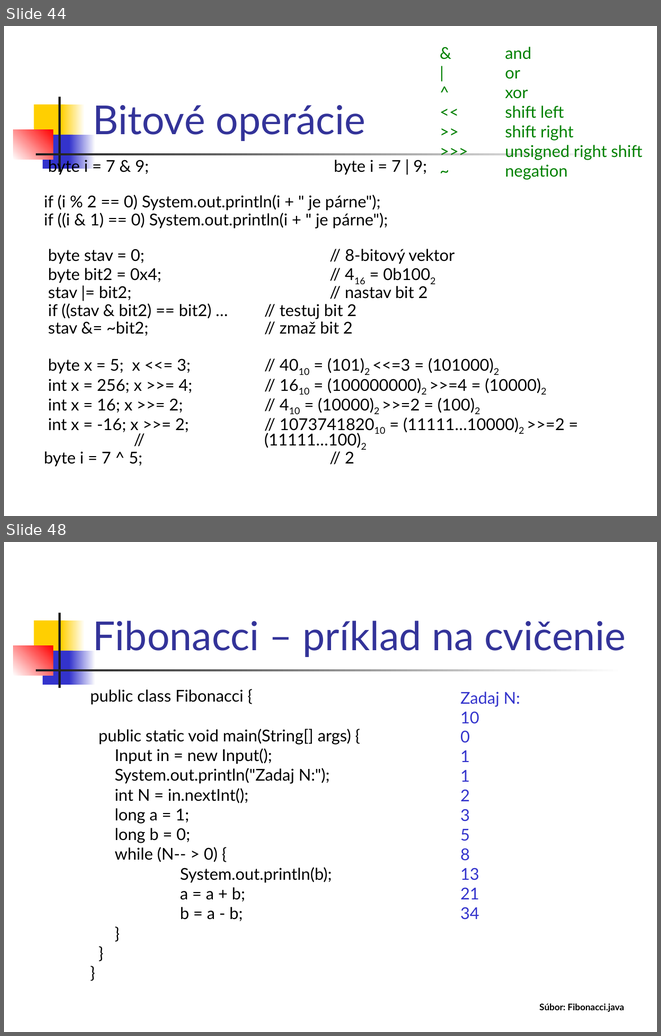
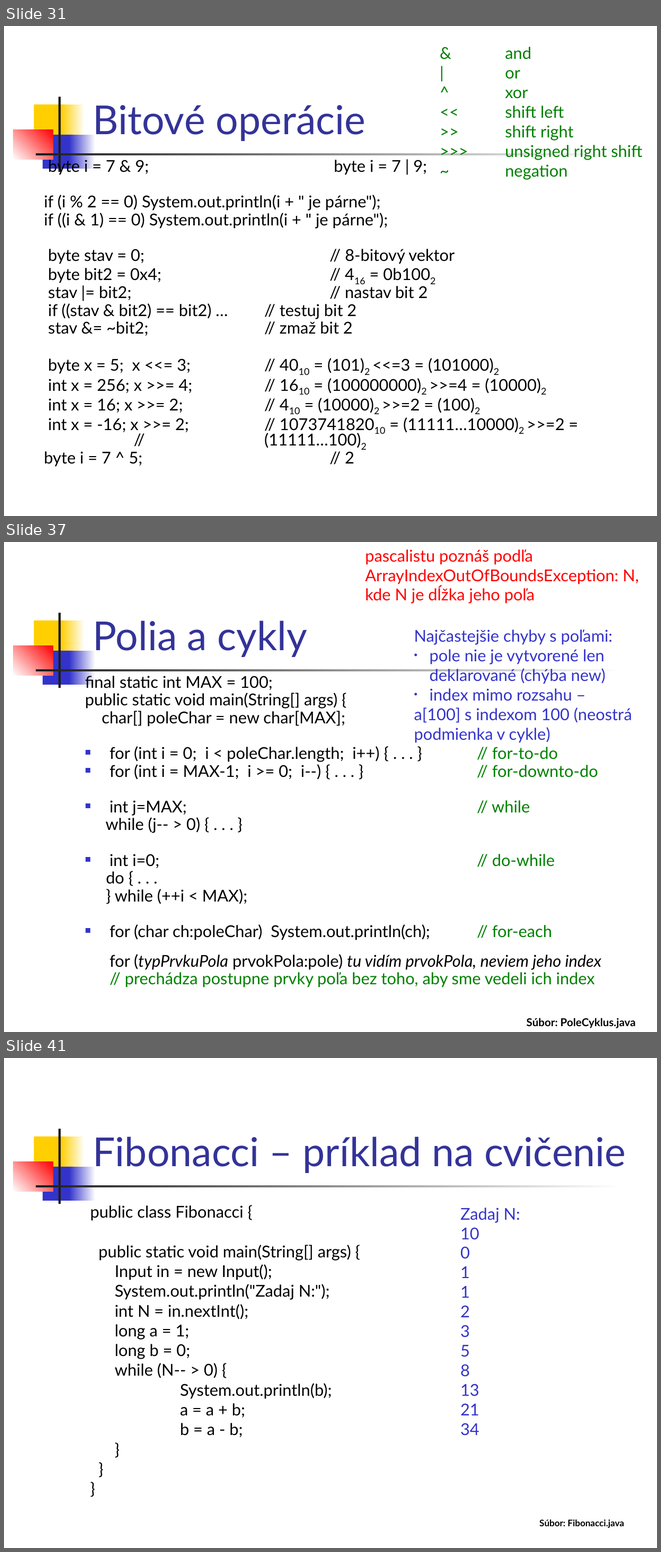
Before and after one commit to Programovanie4/Prednasky, a slide deck: 01/01_java.ppt. Shown one above the other, each under a label of ours: slides 44 and 48 before the commit, slides 31, 37 and 41 after it; the slides between them are not shown. The pictures are 661x1036 and 661x1552 pixels, drawn with LibreOffice and Linux fonts; fonts in the diff are those of the drawing. Boxes give left, top, right and bottom in pixels: in the first picture for what was removed or moved away, otherwise in the second. Text is boxed around its words. In the diff, an @@ line names an element or a change of style, - is before the commit and + after.

```diff
--- a/01/01_java.ppt
+++ b/01/01_java.ppt
@@ slide 37 added at <box>4,542,657,1032</box>, background #FFFFFF; not listed: 7 template elements that a slide beside it also shows @@
@@ text added at <box>365,549,638,603</box>, 18 pt, text #FF0000 @@
+pascalistu poznáš podľa ArrayIndexOutOfBoundsException: N, kde N je dĺžka jeho poľa
@@ title added at <box>93,620,307,657</box>, 44 pt, text #333399 @@
+Polia a cykly
@@ text added at <box>414,629,632,743</box>, 18 pt, text #3333CC @@
+Najčastejšie chyby s poľami:
+• pole nie je vytvorené len deklarované (chýba new)
+• index mimo rozsahu –
+a[100] s indexom 100 (neostrá podmienka v cykle)
@@ text added at <box>85,673,602,987</box>, 18 pt, text #000000 @@
+final static int MAX = 100;
+public static void main(String[] args) {
+char[] poleChar = new char[MAX];
+■ for (int i = 0; i < poleChar.length; i++) { . . . } // for-to-do
+■ for (int i = MAX-1; i >= 0; i--) { . . . } // for-downto-do
+■ int j=MAX; // while
+while (j-- > 0) { . . . }
+■ int i=0; // do-while
+do { . . .
+} while (++i < MAX);
+■ for (char ch:poleChar) System.out.println(ch); // for-each
+for (typPrvkuPola prvokPola:pole) tu vidím prvokPola, neviem jeho index
+// prechádza postupne prvky poľa bez toho, aby sme vedeli ich index
@@ text added at <box>527,1017,636,1028</box>, 12 pt, text #000000, bold @@
+Súbor: PoleCyklus.java
@@ what was slide 44 is now slide 31 @@
@@ what was slide 48 is now slide 41 @@
```
Also in this commit, not shown: 9 slides changed, 8 other slides added, 16 slides removed, 2 other files.
